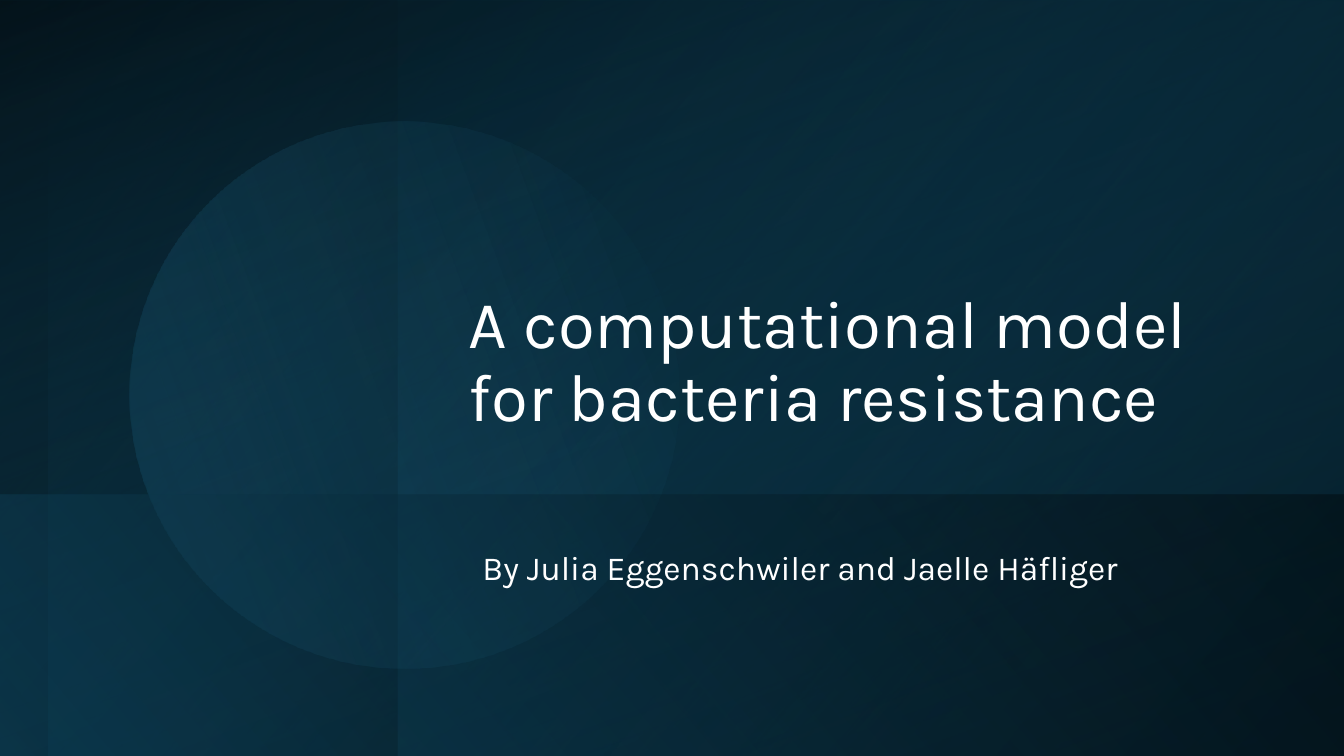
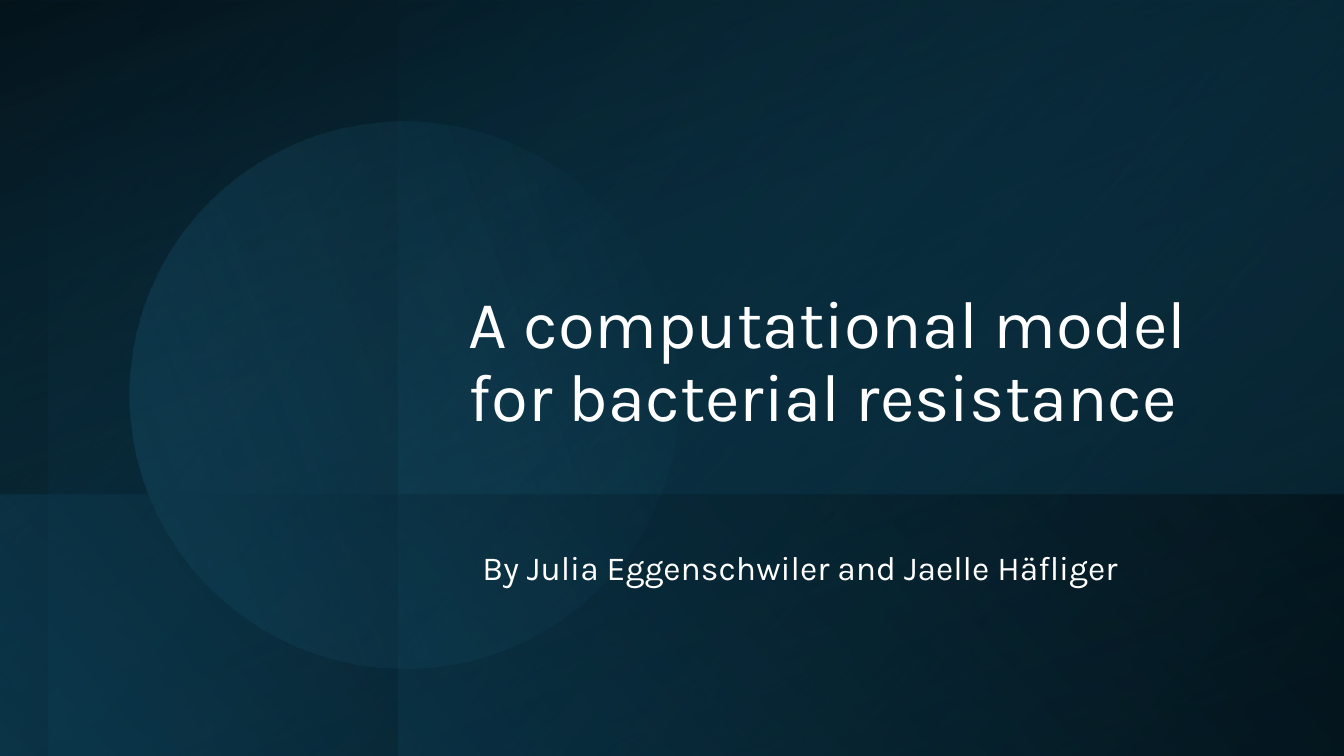
Before and after one commit to Julia-Eggenschwiler/THEEproject_Jaelle_Julia, a slide deck: slide 1 of THEE_presentation.pptx. Drawn at 1344x756 pixels with LibreOffice and Linux fonts; fonts in the diff are those of the drawing. Boxes give left, top, right and bottom in pixels: in the first picture for what was removed or moved away, otherwise in the second. Text is boxed around its words. In the diff, an @@ line names an element or a change of style, - is before the commit and + after.

Commit message:
antimicrobial resistance

```diff
--- a/THEE_presentation.pptx
+++ b/THEE_presentation.pptx
@@ title at (x1=469, y1=301, x2=1187, y2=422): text changed @@
-A computational model for bacteria resistance
+A computational model for bacterial resistance
```
Also in this commit, not shown: 1 slide added.
